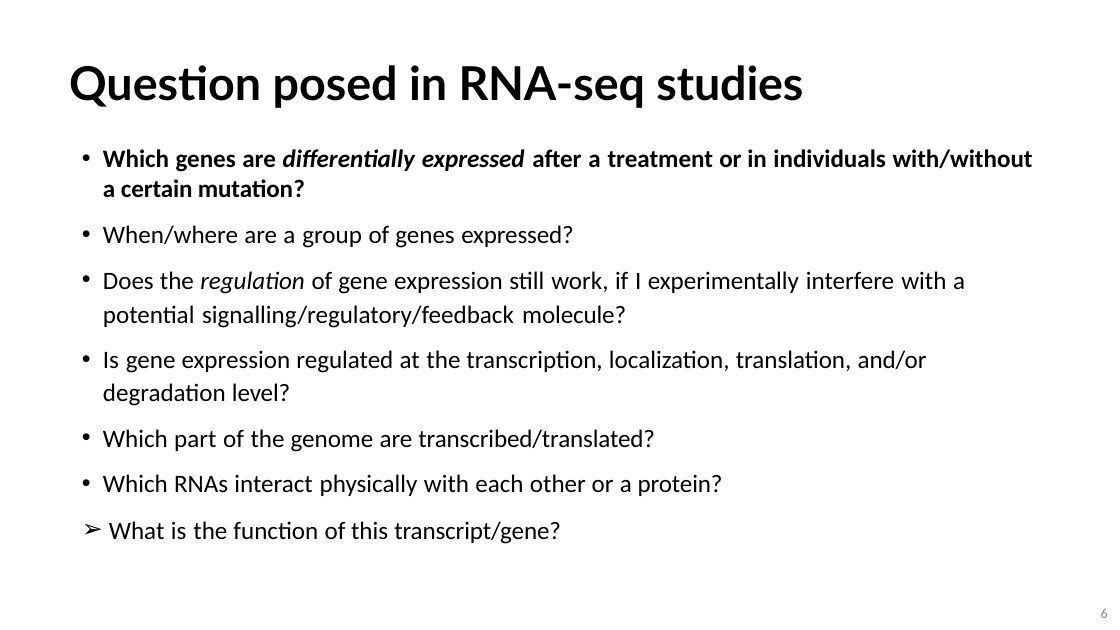
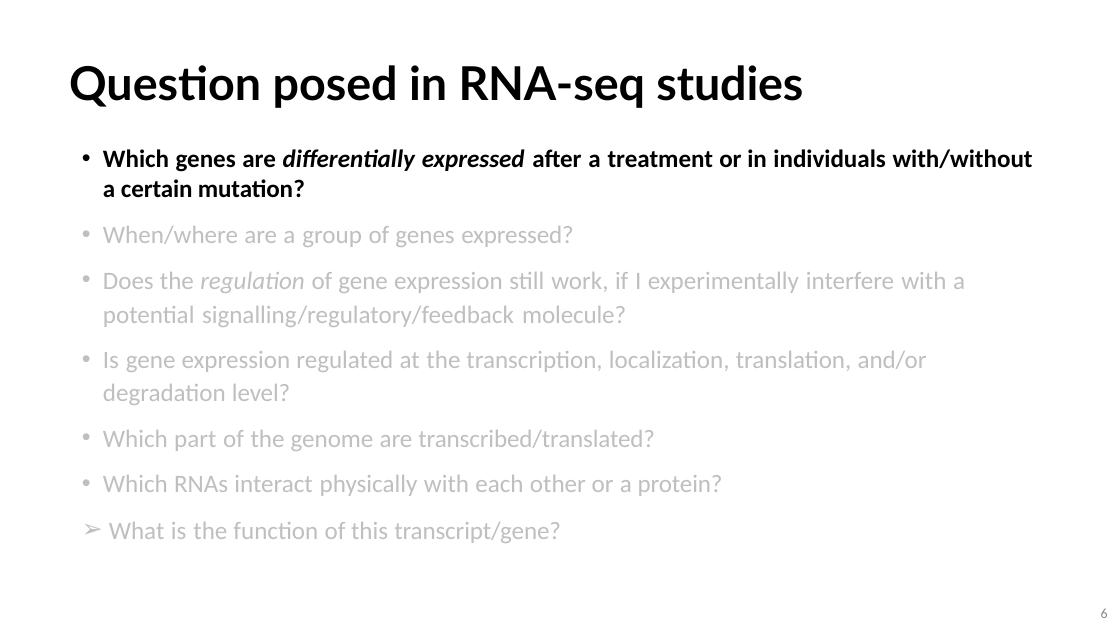
Before and after one commit to mishapaauw/molecular-data-analysis, a slide deck: slide 6 of lectures/2_RNA_seq.pptx. Drawn at 1120x630 pixels with LibreOffice and Linux fonts; fonts in the diff are those of the drawing. Boxes give left, top, right and bottom in pixels: in the first picture for what was removed or moved away, otherwise in the second. Text is boxed around its words. In the diff, an @@ line names an element or a change of style, - is before the commit and + after.

```diff
--- a/lectures/2_RNA_seq.pptx
+++ b/lectures/2_RNA_seq.pptx
@@ text at [103, 226, 965, 543]: text colour #000000 to #BFBFBF in "When/where are a group of genes expressed?", "Does the regulation of gene expression still ...", "potential signalling/regulatory/feedback molecule?", "Is gene expression regulated at the transcription, ..." and 3 more places @@
```
Also in this commit, not shown: 1 slide added, 1 other file.
